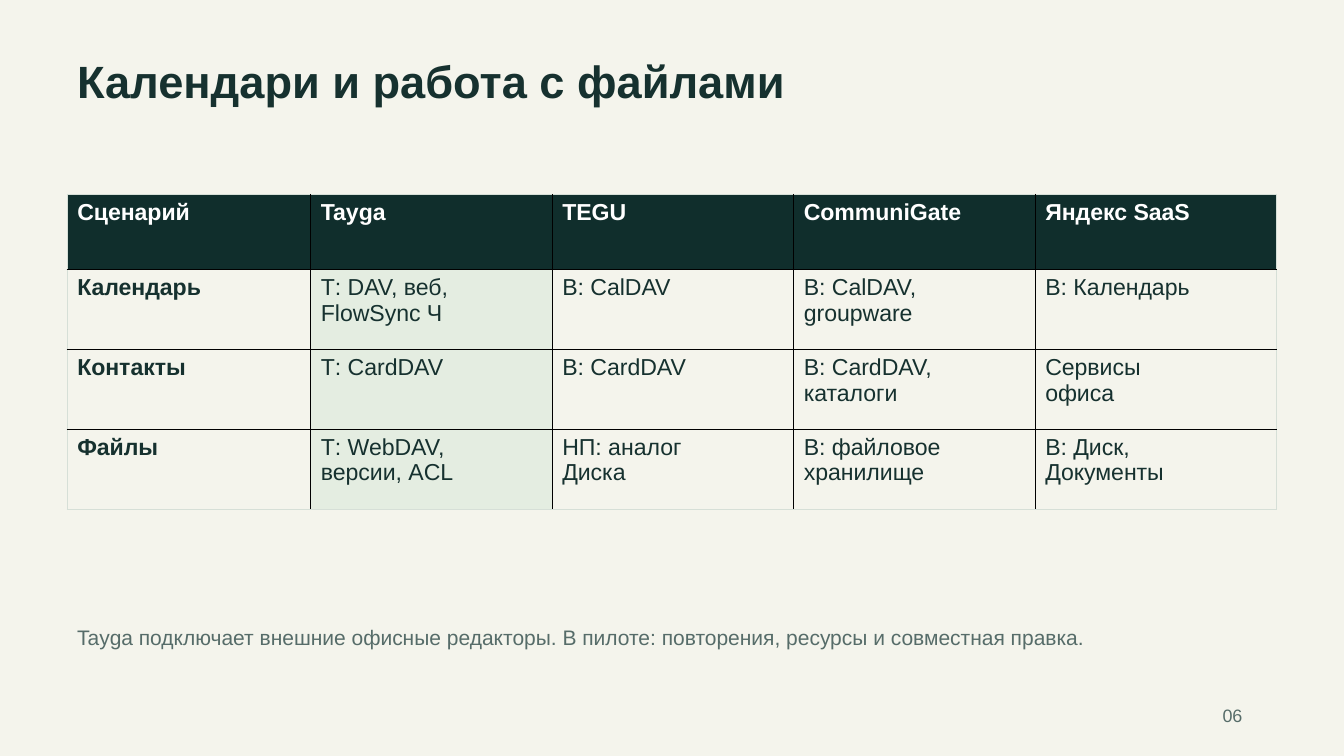
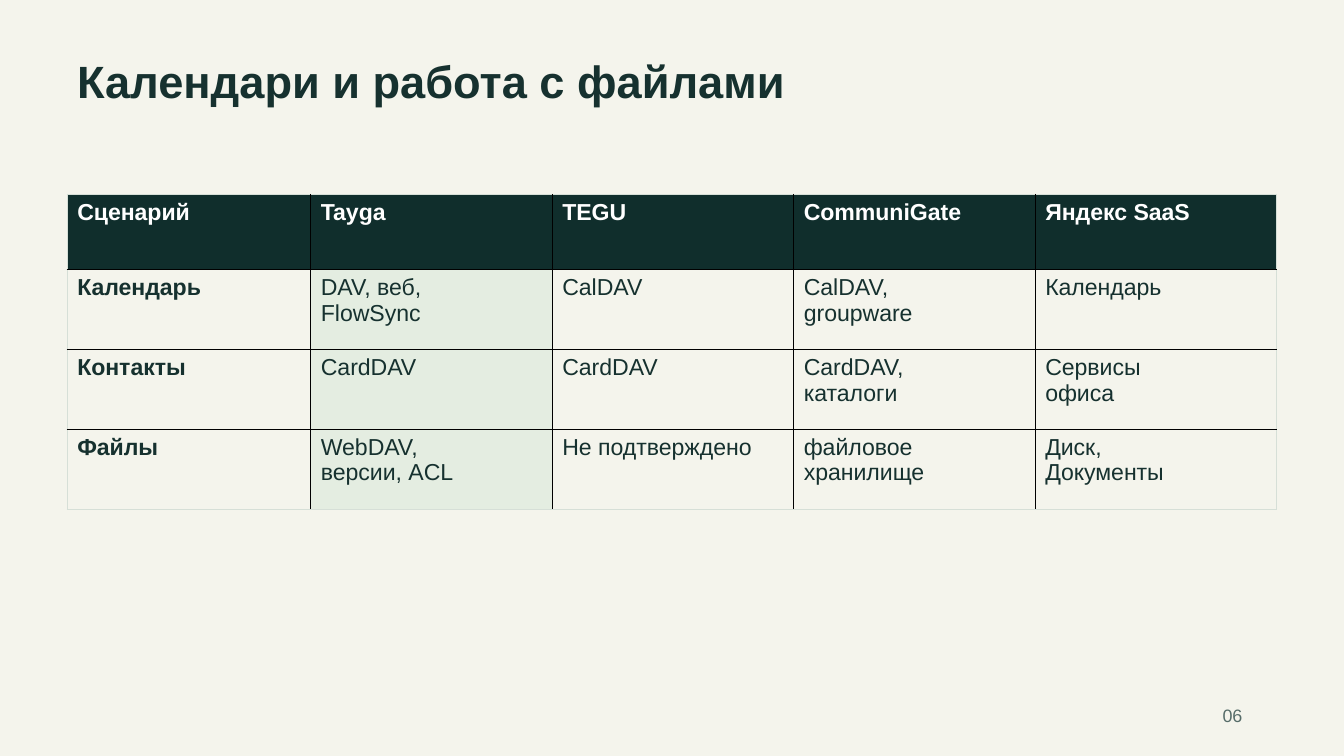
Before and after one commit to rkislov/tayga-mail-server, a slide deck: slide 6 of docs/presentations/tayga-competitors-2026-11-19.pptx. Drawn at 1344x756 pixels with LibreOffice and Linux fonts; fonts in the diff are those of the drawing. Boxes give left, top, right and bottom in pixels: in the first picture for what was removed or moved away, otherwise in the second. Text is boxed around its words. In the diff, an @@ line names an element or a change of style, - is before the commit and + after.

Commit message:
docs: simplify presentation labels and revise FlowSync wording

```diff
--- a/docs/presentations/tayga-competitors-2026-11-19.pptx
+++ b/docs/presentations/tayga-competitors-2026-11-19.pptx
@@ table at box(68, 195, 1279, 590) @@
-row 2: Календарь | Т: DAV, веб, / FlowSync Ч | В: CalDAV | В: CalDAV, / groupware | В: Календарь
+row 2: Календарь | DAV, веб, / FlowSync | CalDAV | CalDAV, / groupware | Календарь
-row 3: Контакты | Т: CardDAV | В: CardDAV | В: CardDAV, / каталоги | Сервисы / офиса
+row 3: Контакты | CardDAV | CardDAV | CardDAV, / каталоги | Сервисы / офиса
-row 4: Файлы | Т: WebDAV, / версии, ACL | НП: аналог / Диска | В: файловое / хранилище | В: Диск, / Документы
+row 4: Файлы | WebDAV, / версии, ACL | Не подтверждено | файловое / хранилище | Диск, / Документы
@@ text removed at box(77, 630, 1084, 649) @@
-Tayga подключает внешние офисные редакторы. В пилоте: повторения, ресурсы и совместная правка.
```
Also in this commit, not shown: 9 other slides changed, 1 other file.
